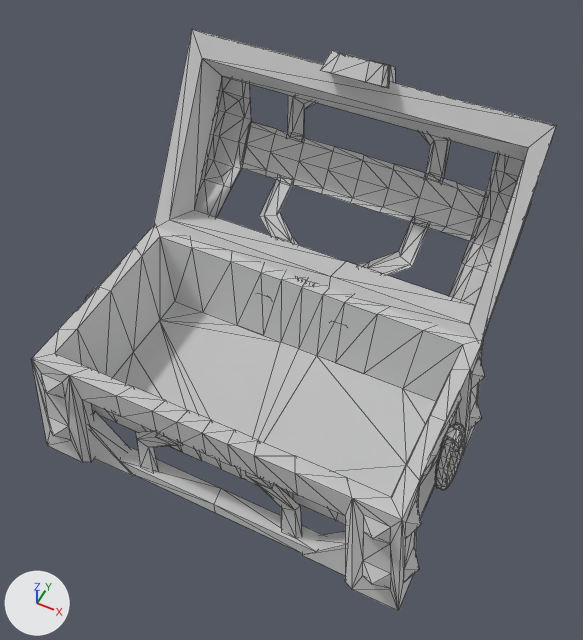
A saved change to the glTF model prototypes/gravewake/art/kit/Chest_Wood~metal.glb.
The view is the same before and after, from a 50 mm lens placed at (0.759, -1.31, 2.245), pointed at (0.039, 0.129, 0.446). The axes (+X, +Y, +Z) are drawn at lower left. The lights are the same throughout. The first picture is the older version. Mesh edges are drawn as thin lines. Vertices at exactly the same position are counted once.

The first picture shows 'Chest_Wood_Base.001'.
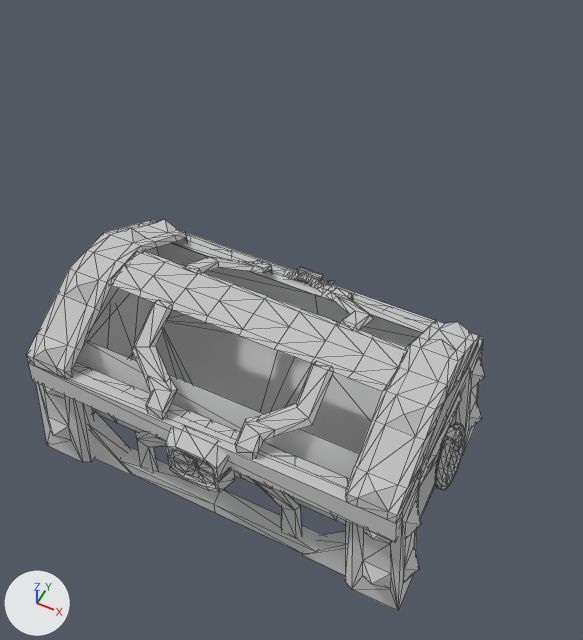
Pixel boxes [x1, y1, x2, y2] of what changed, in the pictures (583 x 640 px; the box of a moved part takes in the faces that stretch with it):
'Chest_Wood_Base.001', reshaped (13% narrower, 33% shorter): before [32, 29, 556, 611]; after [27, 219, 485, 611]
part 1 of me_cube_002, moved or reshaped: before [194, 76, 551, 324]; after [27, 219, 479, 524]
part 2 of me_cube_002, moved or reshaped: before [321, 50, 395, 88]; after [165, 430, 235, 492]
part 3 of me_cube_002, moved or reshaped: before [419, 131, 451, 185]; after [236, 362, 334, 459]
part 4 of me_cube_002, moved or reshaped: before [286, 95, 317, 142]; after [132, 300, 177, 420]
part 5 of me_cube_002, moved or reshaped: before [357, 217, 430, 275]; after [326, 288, 374, 330]
part 6 of me_cube_002, moved or reshaped: before [259, 174, 299, 245]; after [185, 257, 272, 273]
part 7 of me_cube_002, added: after [287, 272, 324, 290]
part 8 of me_cube_002, added: after [29, 239, 478, 543]
part 9 of me_cube_002, cut back: before [153, 29, 556, 342]

The change, as a diff of the scene's bpy script:
```diff
--- a/prototypes/gravewake/art/kit/Chest_Wood~metal.glb.py
+++ b/prototypes/gravewake/art/kit/Chest_Wood~metal.glb.py
@@ me_cube_002 @@
 # used by ob_chest_wood_base_001; location = (0.0, 0.0, 0.0)
-me_cube_002.from_pydata(...)  # 1350 vertices, 2178 faces; spans x -0.638..0.638, y -0.378..0.783, z -0.023..1.053
+me_cube_002.from_pydata(...)  # 1374 vertices, 2178 faces; spans x -0.638..0.638, y -0.392..0.4, z -0.023..0.615
+# me_cube_002 part 1: the loose piece of 195 vertices spanning x -0.565..0.565, y 0.381..0.783, z 0.349..0.922 is turned 122.3 degrees about the x axis through its middle, then moved by (0.0, -0.609, -0.169)
+# me_cube_002 part 2: the loose piece of 90 vertices spanning x -0.093..0.094, y 0.56..0.739, z 0.909..1.053 is turned 122.3 degrees about the x axis through its middle, then moved by (0.0, -1.005, -0.642)
+# me_cube_002 part 3: the loose piece of 28 vertices spanning x 0.106..0.277, y 0.718..0.75, z 0.617..0.918 is turned 122.3 degrees about the x axis through its middle, then moved by (0.0, -0.954, -0.243)
+# me_cube_002 part 4: the loose piece of 28 vertices spanning x -0.276..-0.105, y 0.718..0.75, z 0.617..0.918 is turned 122.3 degrees about the x axis through its middle, then moved by (0.0, -0.954, -0.243)
+# me_cube_002 part 5: the loose piece of 28 vertices spanning x 0.106..0.277, y 0.384..0.657, z 0.365..0.514 is turned 122.3 degrees about the x axis through its middle, then moved by (0.0, -0.349, 0.079)
+# me_cube_002 part 6: the loose piece of 28 vertices spanning x -0.276..-0.105, y 0.384..0.657, z 0.365..0.514 is turned 122.3 degrees about the x axis through its middle, then moved by (0.0, -0.349, 0.079)
+# me_cube_002 part 7: a new loose piece of 26 vertices spanning x -0.067..0.067, y 0.283..0.313, z 0.429..0.466, in mat_mi_trim_metal (white #e7e7e7)
+# me_cube_002 part 8: a new loose piece of 25 vertices spanning x -0.572..0.572, y -0.351..0.303, z 0.35..0.482, in mat_mi_trim_metal (white #e7e7e7)
+# me_cube_002 part 9
+# 30 vertices are removed from x -0.572..0.572, y 0.335..0.727, z 0.376..0.97
+# 61 faces are deleted
+# 3 vertices are added at (0.035, 0.314, 0.42), (0.053, 0.314, 0.431), (0.049, 0.314, 0.426)
+# 1 new face joins them
 me_cube_002.materials.append(mat_mi_trim_metal)
```
